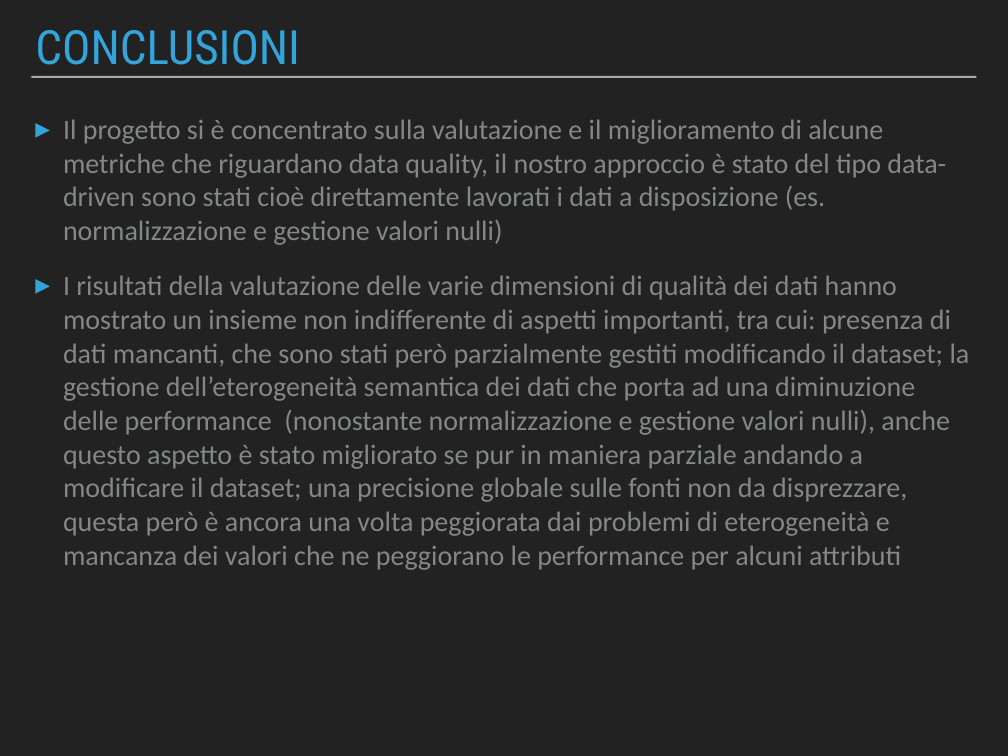
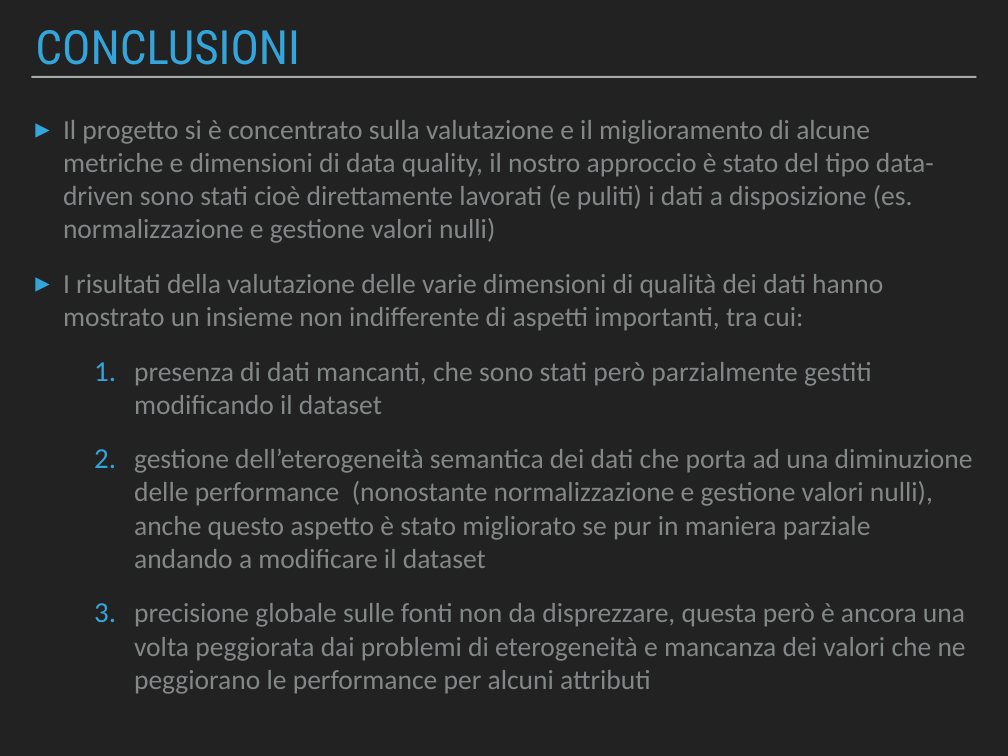
Before and after one commit to Beltra97/Unimib_ArchitettureDati, a slide deck: slide 19 of PresentazionePowerPoint.pptx. Drawn at 1008x756 pixels with LibreOffice and Linux fonts; fonts in the diff are those of the drawing. Boxes give left, top, right and bottom in pixels: in the first picture for what was removed or moved away, otherwise in the second. Text is boxed around its words. In the diff, an @@ line names an element or a change of style, - is before the commit and + after.

```diff
--- a/PresentazionePowerPoint.pptx
+++ b/PresentazionePowerPoint.pptx
@@ text at <box>63,120,973,694</box>: text changed; size 28.5 to 28 pt @@
-▸ Il progetto si è concentrato sulla valutazione e il miglioramento di alcune metriche che riguardano data quality, il nostro approccio è stato del tipo data-driven sono stati cioè direttamente lavorati i dati a disposizione (es. normalizzazione e gestione valori nulli)
-▸ I risultati della valutazione delle varie dimensioni di qualità dei dati hanno mostrato un insieme non indifferente di aspetti importanti, tra cui: presenza di dati mancanti, che sono stati però parzialmente gestiti modificando il dataset; la gestione dell’eterogeneità semantica dei dati che porta ad una diminuzione delle performance (nonostante normalizzazione e gestione valori nulli), anche questo aspetto è stato migliorato se pur in maniera parziale andando a modificare il dataset; una precisione globale sulle fonti non da disprezzare, questa però è ancora una volta peggiorata dai problemi di eterogeneità e mancanza dei valori che ne peggiorano le performance per alcuni attributi
+▸ Il progetto si è concentrato sulla valutazione e il miglioramento di alcune metriche e dimensioni di data quality, il nostro approccio è stato del tipo data-driven sono stati cioè direttamente lavorati (e puliti) i dati a disposizione (es. normalizzazione e gestione valori nulli)
+▸ I risultati della valutazione delle varie dimensioni di qualità dei dati hanno mostrato un insieme non indifferente di aspetti importanti, tra cui:
+  1. presenza di dati mancanti, che sono stati però parzialmente gestiti modificando il dataset
+  2. gestione dell’eterogeneità semantica dei dati che porta ad una diminuzione delle performance (nonostante normalizzazione e gestione valori nulli), anche questo aspetto è stato migliorato se pur in maniera parziale andando a modificare il dataset
+  3. precisione globale sulle fonti non da disprezzare, questa però è ancora una volta peggiorata dai problemi di eterogeneità e mancanza dei valori che ne peggiorano le performance per alcuni attributi
```
Also in this commit, not shown: 10 other slides changed, 1 other file.
